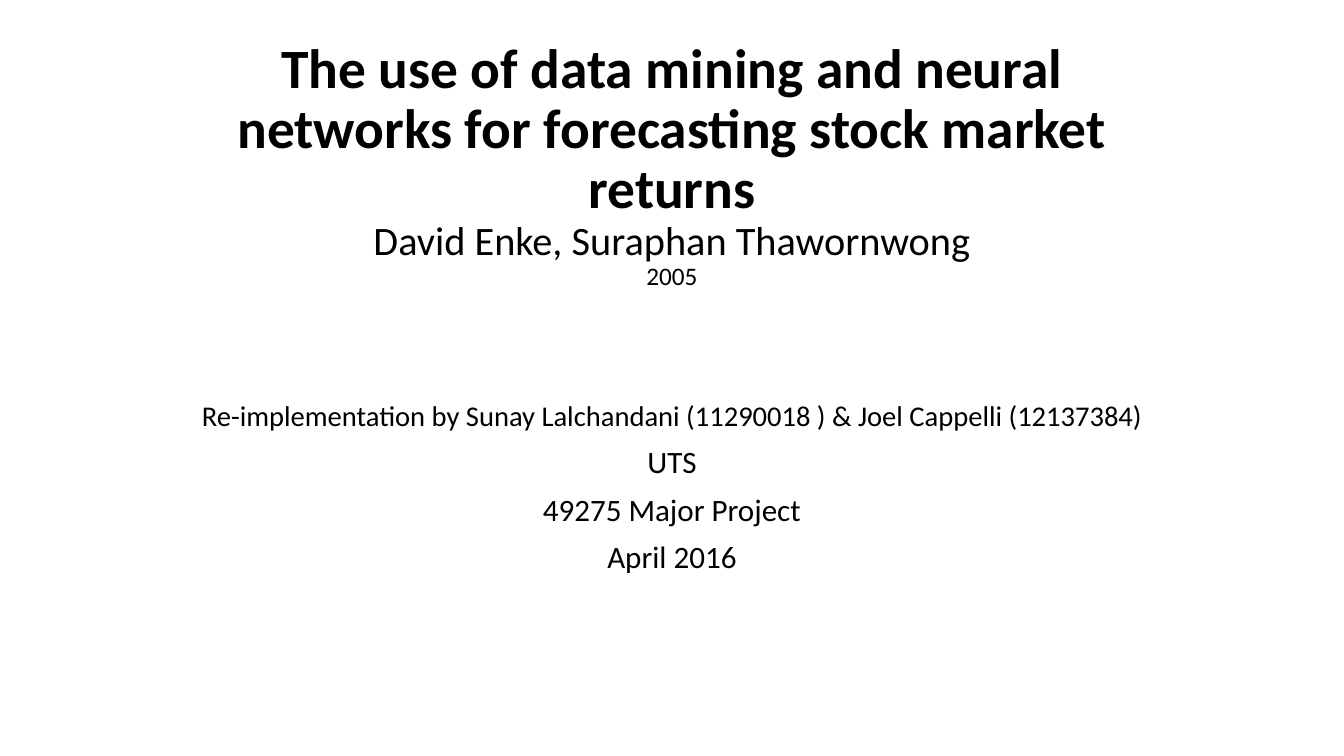
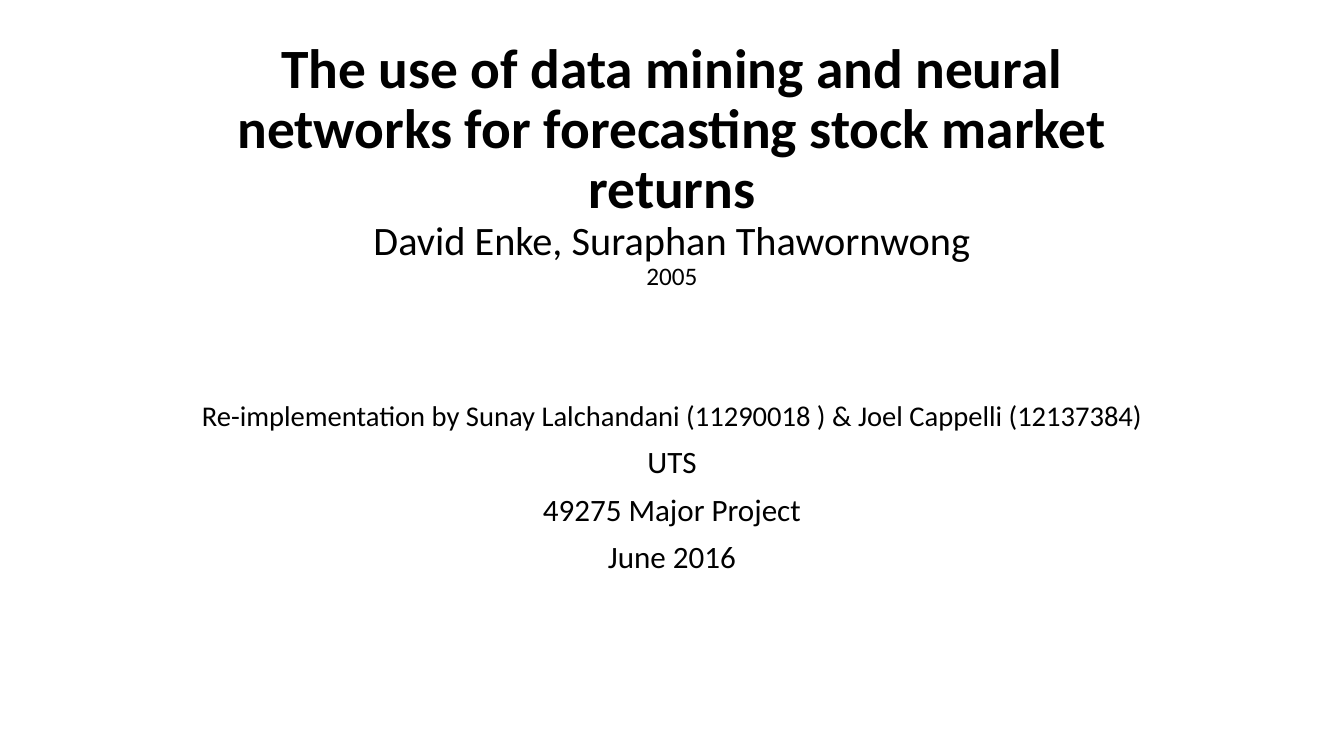
Before and after one commit to c0debrain/ASXForecastNN_Python, a slide deck: slide 1 of Presentation/Sunay - Final Demo.pptx. Drawn at 1344x756 pixels with LibreOffice and Linux fonts; fonts in the diff are those of the drawing. Boxes give left, top, right and bottom in pixels: in the first picture for what was removed or moved away, otherwise in the second. Text is boxed around its words. In the diff, an @@ line names an element or a change of style, - is before the commit and + after.

```diff
--- a/Presentation/Sunay - Final Demo.pptx
+++ b/Presentation/Sunay - Final Demo.pptx
@@ subtitle at [608, 547, 736, 569]: text changed @@
-April 2016
+June 2016
```
Also in this commit, not shown: 4 other slides changed, 1 slide added, 1 slide removed, 9 other files.
